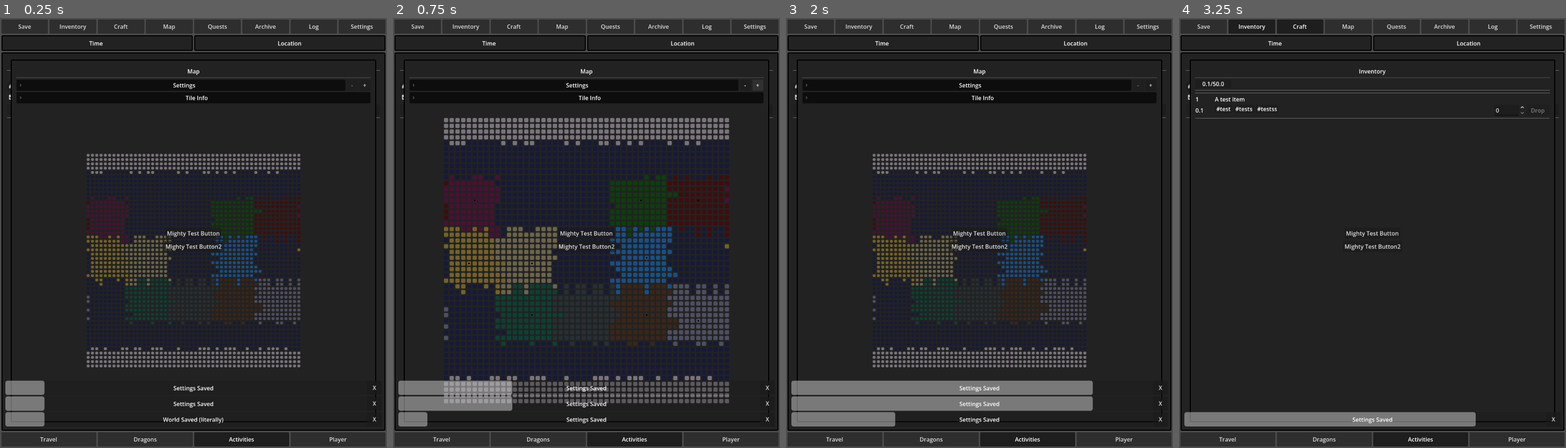
Above: before the commit, frames 1-4 (left to right).
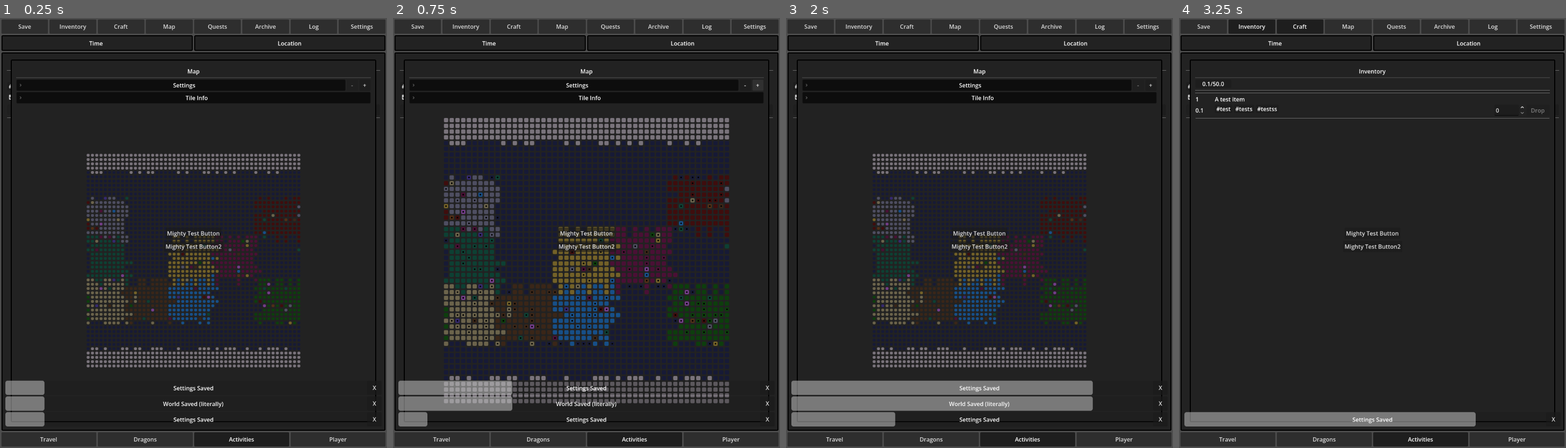
Above: after the commit, the same moments.

Repository: PixelFromTheMixery/codex-eletia
Game: Godot game, scene res://scenes/control_base.tscn
Same seed, same stepped clock (60 frames per second), same inputs: the game is played once before the commit and once after it.
Inputs:
- Up to frame 1 (0.25 s): no input
- Up to frame 2 (0.75 s): click "+" at 0.5 s
- Up to frame 3 (2 s): click "-" at 1.25 s
- Up to frame 4 (3.25 s): click "Inventory" at 2 s; click "Craft" at 2.75 s

The runs differ from the first frame. In frame 1, 5.1% of the frame differs, in the area x 22-78%, y 41-95%; in frame 2, 11%, in the area x 13-87%, y 36-91%; in frame 3, 5.0%; in frame 4, nothing differs.

Commit message:
Map continued, minor locations

Diff:
--- a/prefabs/button_tile.gd
+++ b/prefabs/button_tile.gd
@@ -10,15 +10,13 @@
 func _ready() -> void:
 	#name = TODO
 	self_modulate = data.base_colour
-	update_icon(custom_minimum_size.x)
 
 func update_icon(new_size):
-	if data.tile_type != "Basic":
-		if new_size >= 12.0 and new_size < 24.0:
-			icon = poi_icon
-			expand_icon = false
-		elif new_size >= 24.0:
-			icon = Shared.ICON_MAP[data.tile_type]
-			expand_icon = true
-		else:
-			icon = null
+	if new_size >= 12.0 and new_size < 24.0:
+		icon = poi_icon
+		expand_icon = false
+	elif new_size >= 24.0:
+		icon = Shared.ICON_MAP[data.tile_type]
+		expand_icon = true
+	else:
+		icon = null
--- a/scripts/UI/tile_manager.gd
+++ b/scripts/UI/tile_manager.gd
@@ -9,16 +9,18 @@
 var cell_size: int
 var astar_grid: AStarGrid2D
 
-var button_map: Dictionary
+var buttons_map: Dictionary[Array, Button]
+var buttons_poi: Dictionary[Array, Button]
 
 func _ready() -> void:
 	grid_map.columns = World.chunk_size * World.chunk_segments
 	cell_size = Settings.map["Cell Size"]
-	update_cell_size(cell_size)
 	#if len(World.tiles) == 0:
 	recreate_world(grid_map)
 	for tile in World.tiles:
 		create_tile(tile)
+	update_cell_size(cell_size)
+
 
 func create_tile(tile: Array):
 	var tile_data: MapTileData = MapTileData.new(tile)
@@ -26,15 +28,18 @@
 	tile_display.data = tile_data
 	tile_display.custom_minimum_size = Vector2(cell_size, cell_size)
 	grid_map.add_child(tile_display)
-	button_map[tile_data.coords] = tile_display
+	buttons_map[tile_data.coords] = tile_display
+	if tile_data.poi:
+		buttons_poi[tile_data.coords] = tile_display
 
 func update_cell_size(new_value: int):
 	Settings.map["Cell Size"] = new_value
 	spinbox_cellsize.value = new_value
 	button_small.disabled = true if new_value == 8 else false
 	button_big.disabled = true if new_value == 64 else false
-	for button in button_map.values():
+	for button in buttons_map.values():
 		button.custom_minimum_size = Vector2(new_value, new_value)
+	for button in buttons_poi.values():
 		button.update_icon(new_value)
 	#update astat when implement
 	Save.save_settings()
--- a/scripts/autoload/shared.gd
+++ b/scripts/autoload/shared.gd
@@ -26,6 +26,29 @@
 	"Colony": preload("res://assets/icons/map/colony.png"),
 	"Refuge": preload("res://assets/icons/map/refuge.png"),
 	"Sanctuary": preload("res://assets/icons/map/sanctuary.png"),
+	"Outpost": preload("res://assets/icons/map/outpost.png"),
 	"Fort": preload("res://assets/icons/map/fort.png"),
-	"Stronghold": preload("res://assets/icons/map/stronghold.png")
+	"Stronghold": preload("res://assets/icons/map/stronghold.png"),
+	"Road": preload("res://assets/icons/map/road.png"),
+	"Path": preload("res://assets/icons/map/path.png"),
+	"Trail": preload("res://assets/icons/map/trail.png"),
+	# Transport
+	"Cave": preload("res://assets/icons/map/cave.png"),
+	"Port": preload("res://assets/icons/map/port.png"),
+	#Essences
+	"Sea": preload("res://assets/icons/map/mix.png"),
+	"Mountain": preload("res://assets/icons/map/mix.png"),
+	"Fire": preload("res://assets/icons/map/mix.png"),
+	"Water": preload("res://assets/icons/map/mix.png"),
+	"Air": preload("res://assets/icons/map/mix.png"),
+	"Earth": preload("res://assets/icons/map/mix.png"),
+	"Arcane": preload("res://assets/icons/map/mix.png"),
+	"Plant": preload("res://assets/icons/map/mix.png"),
+	"Prismic": preload("res://assets/icons/map/mix.png"),
+	"Ghost": preload("res://assets/icons/map/mix.png"),
+	"Mystic": preload("res://assets/icons/map/mix.png"),
+	"Hallow": preload("res://assets/icons/map/mix.png"),
+	"Space": preload("res://assets/icons/map/mix.png"),
+	"Time": preload("res://assets/icons/map/mix.png"),
+	"Ice": preload("res://assets/icons/map/mix.png"),
 }
--- a/scripts/classes/tile_class.gd
+++ b/scripts/classes/tile_class.gd
@@ -10,6 +10,7 @@
 var essence: String
 var base_colour: Color
 var tile_type: String
+var poi: bool
 
 #Dynamic
 var discovered = false
@@ -20,3 +21,4 @@
 	self.essence = world_entry["essence"]
 	self.base_colour = Shared.COLOUR_MAP[self.essence]
 	self.tile_type = world_entry["tile_type"]
+	self.poi = world_entry["poi"]
--- a/scripts/classes/world_class.gd
+++ b/scripts/classes/world_class.gd
@@ -28,31 +28,35 @@
 var half_chunk: int
 var segments: int
 var full_size: int
-var colour_keys: Array[String] = Shared.COLOUR_MAP.keys().duplicate()
-
-var world_tiles: Dictionary[Array, Dictionary]
+
 var patches: Dictionary[Rect2i, String]
 var empty_patches: Array = ["Ice", "Sea", "Mountain"]
-var astar: AStarGrid2D
-var poi_map: Dictionary[Array, Dictionary]
+var workable_patches: Array[String]
+
+var world_tiles: Dictionary[Array, Dictionary]
 
 
 func recreate_world(grid_map):
 	reset_world(grid_map)
+	workable_patches = Shared.COLOUR_MAP.keys().filter(
+		func(key): return not empty_patches.has(key)
+	)
 	determine_patches()
 	generate_basic_grid()
 	patch_application()
-	#tile_check()
 	ruffle_edges()
 	locations()
 	#tile_deviation()
+	tile_check()
 	World.tiles = world_tiles
 	Save.save_world()
 
 func tile_check():
 	for tile in world_tiles:
-		if "essence" not in world_tiles[tile].keys():
-			pass
+		var target_tile = world_tiles[tile]
+		if target_tile["poi"]:
+			if target_tile["tile_type"] == "Basic":
+				pass
 
 func reset_world(grid_map: GridContainer):
 	chunk_size = World.chunk_size
@@ -66,8 +70,8 @@
 	grid_map.columns = full_size
 
 func determine_patches():
-	var available_patches: Array[String] = colour_keys.duplicate()
-	var missing_cultures: Array[String] = ["Time", "Space", "Mystic", "Ice"]
+	var available_patches: Array[String] = workable_patches.duplicate()
+	var missing_cultures: Array[String] = ["Time", "Space", "Mystic"]
 	available_patches = available_patches.filter(func(patch):
 		return not patch in missing_cultures
 	)
@@ -97,26 +101,35 @@
 			var rect = Rect2i(x * chunk_size, y_offset, chunk_size, current_chunk_h)
 			patches[rect] = essence
 
+func unpack_patch(patch: Rect2i):
+	var patch_tiles: Array
+	for y in range(patch.position.y, patch.end.y):
+		for x in range(patch.position.x, patch.end.x):
+			patch_tiles.append([x,y])
+
+	return patch_tiles
+
 
 func generate_basic_grid():
+	var basic_tile = {
+		"discovered": true,
+		"essence": "Sea",
+		"tile_type": "Basic",
+		"poi" : false
+	}
 	for y in range(full_size):
 		for x in range(full_size):
 			var current_pos = [x,y]
-			var tile_data = {
-				"coords": current_pos,
-				"discovered": true,
-				"essence": "Sea",
-				"tile_type": "Basic"
-			}
+			var tile_data = basic_tile.duplicate()
+			tile_data["coords"] = current_pos
 			world_tiles[current_pos] = tile_data
 
 
 func patch_application():
 	for patch in patches:
-		for y in range(patch.position.y, patch.end.y):
-			for x in range(patch.position.x, patch.end.x):
-				var current_pos = [x,y]
-				world_tiles[current_pos]["essence"] = patches[patch]
+		var patch_tiles = unpack_patch(patch)
+		for patch_tile in patch_tiles:
+			world_tiles[patch_tile]["essence"] = patches[patch]
 
 
 func ruffle_edges():
@@ -141,17 +154,63 @@
 
 func locations():
 	for patch in patches:
-		if patches[patch] in empty_patches:
+		var patch_essence = patches[patch]
+		if patch_essence in empty_patches:
 			continue
 
-		var capital = random_point_in_patch(patch, half_chunk)
-		var city = random_point_in_patch(patch)
-		var town = random_point_in_patch(patch)
-
-		var target_tile = world_tiles[capital]
-		target_tile["tile_type"] = "Capital"
-		poi_map[capital] = target_tile
-		world_tiles[capital] = target_tile
+		minor_locations(patch)
+
+		for major in ["Capital", "City", "Town"]:
+			var target_coords
+			if major == "Capital":
+				target_coords = random_point_in_patch(patch, half_chunk)
+			if major == "City":
+				target_coords = random_point_in_patch(patch, chunk_size - half_chunk / 2)
+			if major == "Town":
+				target_coords = random_point_in_patch(patch, chunk_size-1 - 2)
+
+			var target_tile = world_tiles[target_coords]
+
+			target_tile["tile_type"] = major
+			target_tile["essence"] = patch_essence
+			target_tile["poi"] = true
+
+			world_tiles[target_coords] = target_tile
+
+#TODO: Weird generation going on
+func minor_locations(patch: Rect2i):
+	var patch_tiles = unpack_patch(patch)
+	for patch_tile in patch_tiles:
+		var target_tile = world_tiles[patch_tile]
+		if target_tile["essence"] == "Sea" and randf() <= 0.25:
+			target_tile["tile_type"] = "Port"
+
+		elif target_tile["essence"] == "Mountain" and randf() <= 0.5:
+			target_tile["tile_type"] = "Cave"
+
+		elif randf() <= 0.15:
+			target_tile = deviate_tile(target_tile, patches[patch])
+
+		if target_tile["tile_type"] != "Basic":
+			target_tile["poi"] = true
+			world_tiles[patch_tile] = target_tile
+
+func deviate_tile(target_tile, base_essence):
+	var deviation_type = ["essence", "minor"].pick_random()
+	match deviation_type:
+		"essence":
+			var acceptable_essences = workable_patches.duplicate()
+			acceptable_essences.erase(base_essence)
+			var new_essence = acceptable_essences.pick_random()
+			target_tile["tile_type"] = target_tile["essence"]
+			target_tile["essence"] = new_essence
+		"minor":
+			var new_type = TYPE_LIST.pick_random()
+			target_tile["tile_type"] = new_type
+
+	return target_tile
+
+
 
 func random_point_in_patch(patch: Rect2i, modifier: int = 0) -> Array[int]:
 	return [randi_range(
@@ -198,14 +257,3 @@
 
 			neighbours[[ox, oy]] = world_tiles.get([new_x, new_y])
 	return neighbours
-
-func tile_deviation():
-	var deviation = chunk_size/100
-	for tile in world_tiles.values():
-		if randf() < deviation:
-			var new_essence = colour_keys.pick_random()
-			if tile["essence"] != new_essence and tile["essence"] not in empty_patches:
-				tile["type"] = tile["essence"]
-				tile["essence"] = new_essence
-				tile["tile_id"] = tile["type"]+new_essence
-				poi_map[tile["coords"]] = tile
Binary file added: assets/icons/map/cave.png
Not shown, added: assets/icons/map/cave.png.import
Binary file added: assets/icons/map/mix.png
Not shown, added: assets/icons/map/mix.png.import
Binary file added: assets/icons/map/outpost.png
Not shown, added: assets/icons/map/outpost.png.import
Binary file added: assets/icons/map/path.png
Not shown, added: assets/icons/map/path.png.import
Binary file added: assets/icons/map/port.png
Not shown, added: assets/icons/map/port.png.import
Binary file added: assets/icons/map/road.png
Not shown, added: assets/icons/map/road.png.import
(and 3 more such lines)
